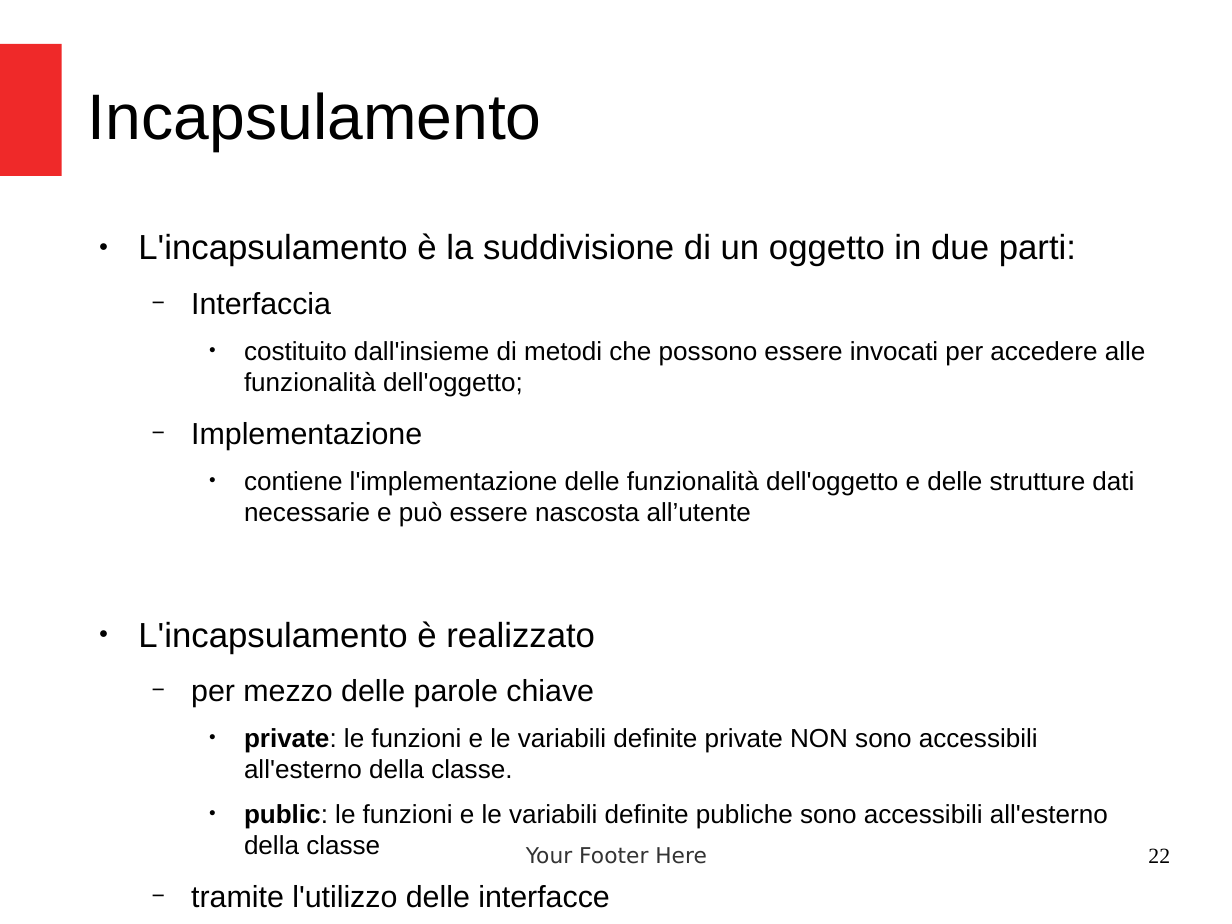
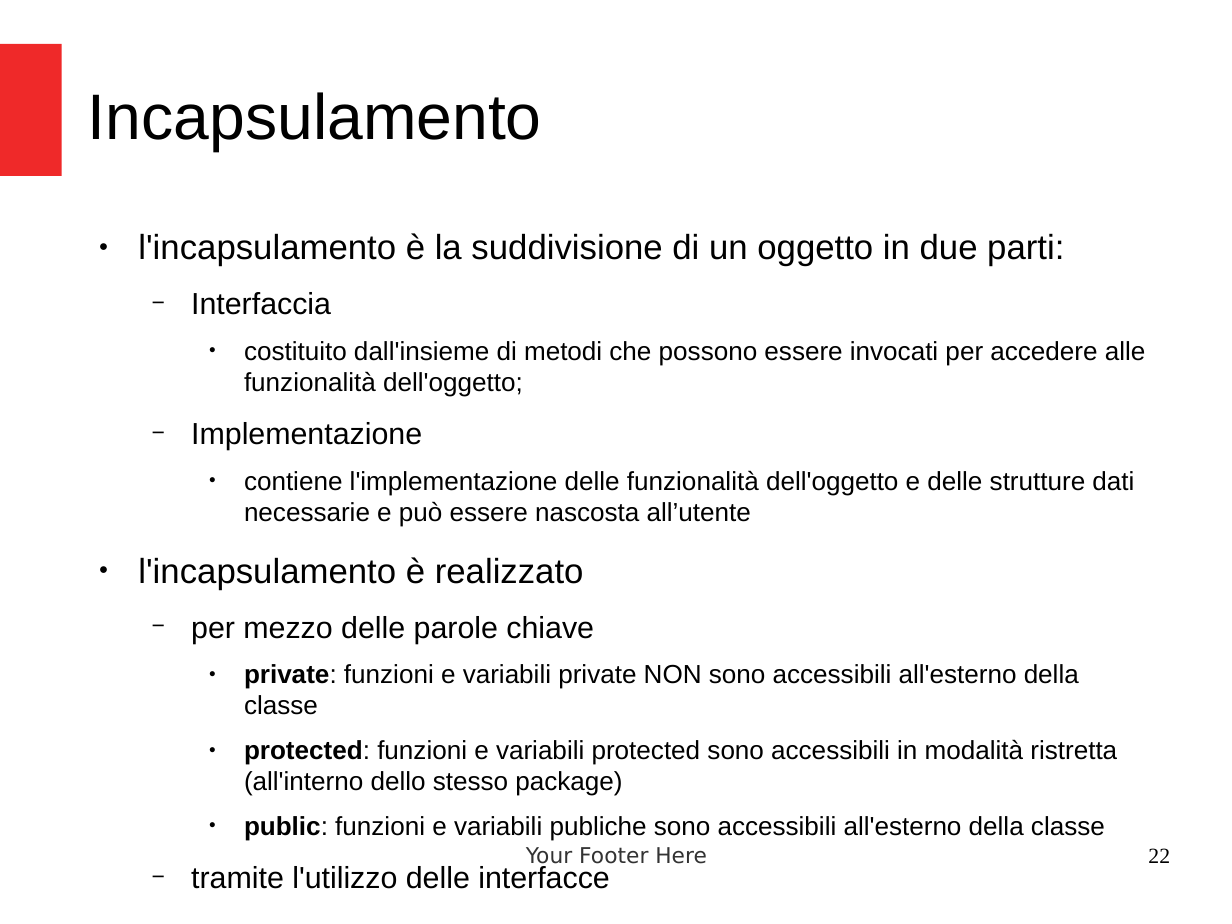
Before and after one commit to criluc/jdbc-tutorial, a slide deck: slide 22 of Introduzione a Java.odp. Drawn at 1232x924 pixels with LibreOffice and Linux fonts; fonts in the diff are those of the drawing. Boxes give left, top, right and bottom in pixels: in the first picture for what was removed or moved away, otherwise in the second. Text is boxed around its words. In the diff, an @@ line names an element or a change of style, - is before the commit and + after.

```diff
--- a/Introduzione a Java.odp
+++ b/Introduzione a Java.odp
@@ text at (x1=138, y1=233, x2=1064, y2=266): text changed @@
-● L'incapsulamento è la suddivisione di un oggetto in due parti:
+● l'incapsulamento è la suddivisione di un oggetto in due parti:
@@ text at (x1=138, y1=557, x2=584, y2=590): text changed @@
-● L'incapsulamento è realizzato
+● l'incapsulamento è realizzato
@@ text at (x1=244, y1=664, x2=1117, y2=841): text changed @@
-    ● private: le funzioni e le variabili definite private NON sono accessibili all'esterno della classe.
-    ● public: le funzioni e le variabili definite publiche sono accessibili all'esterno della classe
+    ● private: funzioni e variabili private NON sono accessibili all'esterno della classe
+    ● protected: funzioni e variabili protected sono accessibili in modalità ristretta (all'interno dello stesso package)
+    ● public: funzioni e variabili publiche sono accessibili all'esterno della classe
```
Also in this commit, not shown: 20 other slides changed, 2 other files.
